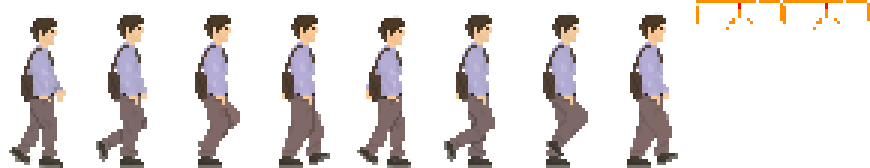
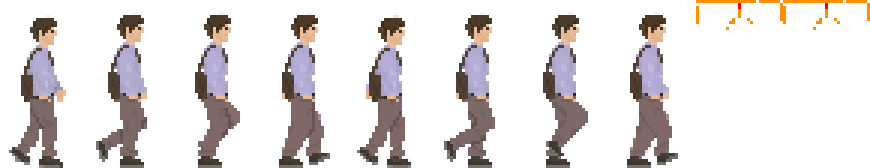
Layer changes from the first 870 × 168 image to the second:
added layer "Ebene #1" above "Idle_1.png" over [216, 96, 663, 105]
painted on "Unbenanntes_Projekt-8.png" over [648, 24, 669, 105]
painted on "Unbenanntes_Projekt-7.png" over [561, 24, 579, 105]
painted on "Unbenanntes_Projekt-6.png" over [387, 24, 492, 105]
painted on "Unbenanntes_Projekt-5.png" over [366, 90, 399, 102]
moved "Unbenanntes_Projekt-3.png" above "Unbenanntes_Projekt-4.png", painted on it over [126, 24, 489, 105]
painted on "Unbenanntes_Projekt-4.png" over [39, 24, 318, 105]
